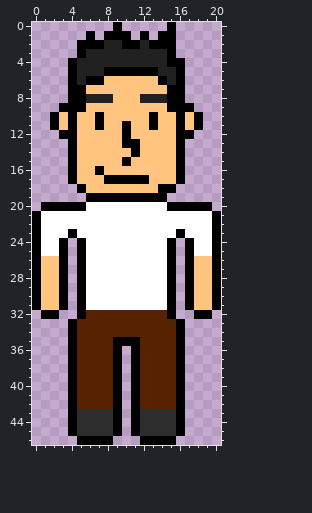
Two states of a pixel-art sprite, media/NickAnimations/DOWN/DOWN1.png. This is how it looked before the edit.
The file is 21x47 pixels. Pixels under 10% opacity are left out. Colours within 5 levels of each other are drawn and written as one.
The result:
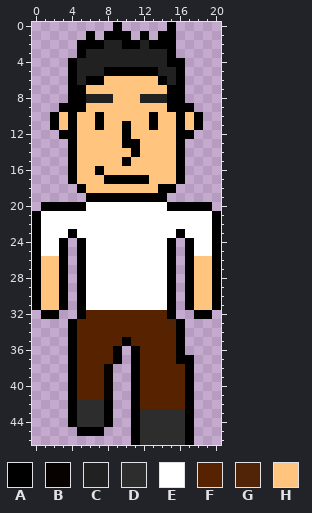
Palette (. is transparent): A #000000  B #070200  C #212121  D #2d2d2d  E #ffffff  F #562200  G #512408  H #ffc57f
From old to new:
Changed rows in their new state; - is an unchanged pixel.
first column x 4:
35 -----F-F------
37 -------------A
38 ----B.------FA
39 ----B.------FA
40 ----B.------FA
41 ----B.------FA
42 -DDDA.------FA
43 ----A.------DA
44 ----A.------DA
45 .AAA..------DA
46 -....--ADDDDDA
Where, in picture pixels (left, top, right, bottom), the same in both pictures:
changed: (68, 337, 194, 445)
